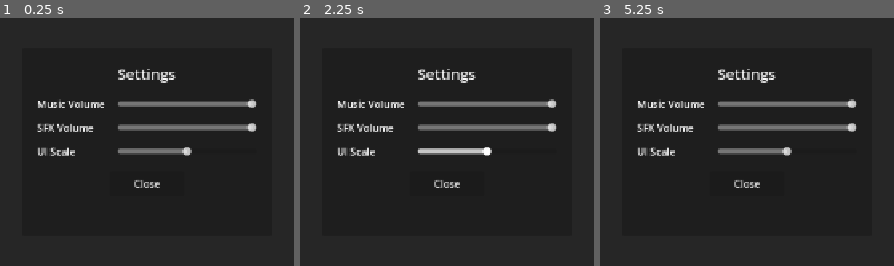
Above: before the commit, frames 1-3 (left to right).
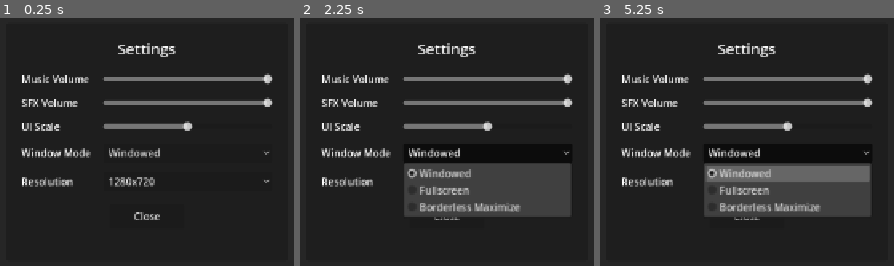
Above: after the commit, the same moments.

Repository: Aranha246/eternity-idle
Game: Godot game, scene res://scenes/settings_menu.tscn
The game is run twice, just before and just after one commit, with the same random seed, the same clock (stepped at 60 frames per second) and the same inputs. This scene is started directly instead of the project's main scene.
Inputs (mouse positions are in pixels of both pictures, inside the frame that each line leads up to):
- Up to frame 1 (0.25 s): no input
- Up to frame 2 (2.25 s): click (488, 151) at 0.5 s, where only the run after the commit has a clickable "Windowed"; click (488, 181) at 1.25 s, where only the run after the commit has a clickable "1280x720"; click (488, 151) at 2 s, where only the run after the commit has a clickable "Windowed"
- Up to frame 3 (5.25 s): click (788, 181) at 2.75 s, where only the run after the commit has a clickable "1280x720"; click (788, 151) at 3.5 s, where only the run after the commit has a clickable "Windowed"; click (788, 181) at 4.25 s, where only the run after the commit has a clickable "1280x720"; tap Enter at 5 s

The runs differ from the first frame. In frame 1, 8.1% of the frame differs, in the area x 7-93%, y 10-82%; in frame 2, 19%; in frame 3, 19%.

Commit message:
UI Polish: Fix main layout scaling & add resolution/window mode settings

Diff:
--- a/scenes/main_idle.gd
+++ b/scenes/main_idle.gd
@@ -4,9 +4,9 @@
 const SETTINGS_SCENE := preload("res://scenes/settings_menu.tscn")
 
 @onready var _rows_container: VBoxContainer = %CurrenciesContainer
-@onready var _village: TextureRect = $Root/VillageArea/VillageFrame/Village
+@onready var _village: TextureRect = $Root/RightContentArea/VillagePanel/VillageMargin/Village
 @onready var _menu_overlay: ColorRect = $MenuOverlay
-@onready var _hint_label: Label = $Root/VillageArea/HintLabel
+@onready var _hint_label: Label = $Root/RightContentArea/HeroVisualContainer/HeroMargin/HeroVBox/HintLabel
 @onready var _stats_vbox: VBoxContainer = %StatsVBox
 @onready var _hero_sprite: TextureRect = %HeroSprite
 
--- a/scenes/main_idle.tscn
+++ b/scenes/main_idle.tscn
@@ -38,7 +38,7 @@
 theme_override_constants/separation = 16
 
 [node name="LeftPanel" type="VBoxContainer" parent="Root"]
-custom_minimum_size = Vector2(400, 0)
+custom_minimum_size = Vector2(380, 0)
 layout_mode = 2
 theme_override_constants/separation = 12
 
@@ -70,33 +70,33 @@
 layout_mode = 2
 text = "Menu"
 
-[node name="ContentVBox" type="VBoxContainer" parent="Root/LeftPanel/MainPanel/Margin/VBox"]
-layout_mode = 2
+[node name="ContentScroll" type="ScrollContainer" parent="Root/LeftPanel/MainPanel/Margin/VBox"]
+layout_mode = 2
+size_flags_vertical = 3
+horizontal_scroll_mode = 0
+
+[node name="ContentVBox" type="VBoxContainer" parent="Root/LeftPanel/MainPanel/Margin/VBox/ContentScroll"]
+layout_mode = 2
+size_flags_horizontal = 3
 size_flags_vertical = 3
 theme_override_constants/separation = 12
 
-[node name="CurrenciesScroll" type="ScrollContainer" parent="Root/LeftPanel/MainPanel/Margin/VBox/ContentVBox"]
-custom_minimum_size = Vector2(0, 200)
-layout_mode = 2
-size_flags_vertical = 3
-horizontal_scroll_mode = 0
-
-[node name="CurrenciesContainer" type="VBoxContainer" parent="Root/LeftPanel/MainPanel/Margin/VBox/ContentVBox/CurrenciesScroll"]
+[node name="CurrenciesContainer" type="VBoxContainer" parent="Root/LeftPanel/MainPanel/Margin/VBox/ContentScroll/ContentVBox"]
 unique_name_in_owner = true
 layout_mode = 2
 size_flags_horizontal = 3
 theme_override_constants/separation = 8
 
-[node name="HSeparator" type="HSeparator" parent="Root/LeftPanel/MainPanel/Margin/VBox/ContentVBox"]
-layout_mode = 2
-
-[node name="Quests" parent="Root/LeftPanel/MainPanel/Margin/VBox/ContentVBox" instance=ExtResource("3_quest")]
+[node name="HSeparator" type="HSeparator" parent="Root/LeftPanel/MainPanel/Margin/VBox/ContentScroll/ContentVBox"]
+layout_mode = 2
+
+[node name="Quests" parent="Root/LeftPanel/MainPanel/Margin/VBox/ContentScroll/ContentVBox" instance=ExtResource("3_quest")]
 layout_mode = 2
 size_flags_vertical = 3
 
 [node name="StatsPanel" type="PanelContainer" parent="Root/LeftPanel"]
 unique_name_in_owner = true
-custom_minimum_size = Vector2(0, 180)
+custom_minimum_size = Vector2(0, 160)
 layout_mode = 2
 
 [node name="Margin" type="MarginContainer" parent="Root/LeftPanel/StatsPanel"]
@@ -127,34 +127,57 @@
 layout_mode = 2
 size_flags_horizontal = 3
 
-[node name="VillageArea" type="VBoxContainer" parent="Root"]
-layout_mode = 2
-size_flags_horizontal = 3
+[node name="RightContentArea" type="VBoxContainer" parent="Root"]
+layout_mode = 2
+size_flags_horizontal = 3
+size_flags_vertical = 3
 theme_override_constants/separation = 16
 
-[node name="HeroVisualContainer" type="PanelContainer" parent="Root/VillageArea"]
-custom_minimum_size = Vector2(0, 200)
-layout_mode = 2
-
-[node name="HeroSprite" type="TextureRect" parent="Root/VillageArea/HeroVisualContainer"]
-unique_name_in_owner = true
-layout_mode = 2
+[node name="HeroVisualContainer" type="PanelContainer" parent="Root/RightContentArea"]
+custom_minimum_size = Vector2(0, 120)
+layout_mode = 2
+size_flags_vertical = 0
+
+[node name="HeroMargin" type="MarginContainer" parent="Root/RightContentArea/HeroVisualContainer"]
+layout_mode = 2
+theme_override_constants/margin_left = 8
+theme_override_constants/margin_top = 8
+theme_override_constants/margin_right = 8
+theme_override_constants/margin_bottom = 8
+
+[node name="HeroVBox" type="VBoxContainer" parent="Root/RightContentArea/HeroVisualContainer/HeroMargin"]
+layout_mode = 2
+alignment = 1
+
+[node name="HeroSprite" type="TextureRect" parent="Root/RightContentArea/HeroVisualContainer/HeroMargin/HeroVBox"]
+unique_name_in_owner = true
+custom_minimum_size = Vector2(64, 64)
+layout_mode = 2
+size_flags_horizontal = 4
 texture = ExtResource("4_hero")
 expand_mode = 1
 stretch_mode = 5
 
-[node name="HintLabel" type="Label" parent="Root/VillageArea"]
+[node name="HintLabel" type="Label" parent="Root/RightContentArea/HeroVisualContainer/HeroMargin/HeroVBox"]
 layout_mode = 2
 text = "Embark on quests to earn coins"
 horizontal_alignment = 1
 
-[node name="VillageFrame" type="AspectRatioContainer" parent="Root/VillageArea"]
-layout_mode = 2
-size_flags_vertical = 3
-ratio = 1.7778
-
-[node name="Village" type="TextureRect" parent="Root/VillageArea/VillageFrame"]
-layout_mode = 2
+[node name="VillagePanel" type="PanelContainer" parent="Root/RightContentArea"]
+layout_mode = 2
+size_flags_vertical = 3
+
+[node name="VillageMargin" type="MarginContainer" parent="Root/RightContentArea/VillagePanel"]
+layout_mode = 2
+theme_override_constants/margin_left = 8
+theme_override_constants/margin_top = 8
+theme_override_constants/margin_right = 8
+theme_override_constants/margin_bottom = 8
+
+[node name="Village" type="TextureRect" parent="Root/RightContentArea/VillagePanel/VillageMargin"]
+layout_mode = 2
+size_flags_horizontal = 3
+size_flags_vertical = 3
 texture = ExtResource("2_village")
 expand_mode = 1
 stretch_mode = 6
--- a/scenes/settings_menu.gd
+++ b/scenes/settings_menu.gd
@@ -3,9 +3,17 @@
 @onready var sfx_slider: HSlider = %SFXSlider
 @onready var music_slider: HSlider = %MusicSlider
 @onready var ui_scale_slider: HSlider = %UIScaleSlider
+@onready var window_mode_option: OptionButton = %WindowModeOption
+@onready var resolution_option: OptionButton = %ResolutionOption
 @onready var close_button: Button = %CloseButton
 
 signal closed
+
+const RESOLUTIONS: Array[Vector2i] = [
+	Vector2i(1280, 720),
+	Vector2i(1600, 900),
+	Vector2i(1920, 1080)
+]
 
 
 func _ready() -> void:
@@ -13,10 +21,45 @@
 	music_slider.value = GameManager.music_volume * 100
 	ui_scale_slider.value = GameManager.ui_scale * 100
 
+	_setup_window_mode_option()
+	_setup_resolution_option()
+
 	sfx_slider.value_changed.connect(_on_sfx_changed)
 	music_slider.value_changed.connect(_on_music_changed)
 	ui_scale_slider.value_changed.connect(_on_ui_scale_changed)
+	window_mode_option.item_selected.connect(_on_window_mode_selected)
+	resolution_option.item_selected.connect(_on_resolution_selected)
 	close_button.pressed.connect(_on_close_pressed)
+
+
+func _setup_window_mode_option() -> void:
+	window_mode_option.clear()
+	window_mode_option.add_item("Windowed")
+	window_mode_option.add_item("Fullscreen")
+	window_mode_option.add_item("Borderless Maximize")
+
+	var mode: DisplayServer.WindowMode = DisplayServer.window_get_mode()
+	match mode:
+		DisplayServer.WINDOW_MODE_FULLSCREEN:
+			window_mode_option.selected = 1
+		DisplayServer.WINDOW_MODE_MAXIMIZED:
+			window_mode_option.selected = 2
+		_:
+			window_mode_option.selected = 0
+
+
+func _setup_resolution_option() -> void:
+	resolution_option.clear()
+	var current_size: Vector2i = DisplayServer.window_get_size()
+	var current_idx: int = 0
+
+	for i in range(RESOLUTIONS.size()):
+		var res: Vector2i = RESOLUTIONS[i]
+		resolution_option.add_item("%dx%d" % [res.x, res.y])
+		if res == current_size:
+			current_idx = i
+
+	resolution_option.selected = current_idx
 
 
 func _on_sfx_changed(value: float) -> void:
@@ -31,6 +74,27 @@
 	GameManager.ui_scale = value / 100.0
 
 
+func _on_window_mode_selected(index: int) -> void:
+	match index:
+		0:
+			DisplayServer.window_set_mode(DisplayServer.WINDOW_MODE_WINDOWED)
+			resolution_option.disabled = false
+		1:
+			DisplayServer.window_set_mode(DisplayServer.WINDOW_MODE_FULLSCREEN)
+			resolution_option.disabled = true
+		2:
+			DisplayServer.window_set_mode(DisplayServer.WINDOW_MODE_MAXIMIZED)
+			resolution_option.disabled = true
+
+
+func _on_resolution_selected(index: int) -> void:
+	if index >= 0 and index < RESOLUTIONS.size():
+		var res: Vector2i = RESOLUTIONS[index]
+		DisplayServer.window_set_size(res)
+		var screen_center: Vector2i = DisplayServer.screen_get_position() + DisplayServer.screen_get_size() / 2
+		DisplayServer.window_set_position(screen_center - res / 2)
+
+
 func _on_close_pressed() -> void:
 	closed.emit()
 	hide()
--- a/scenes/settings_menu.tscn
+++ b/scenes/settings_menu.tscn
@@ -20,7 +20,7 @@
 grow_vertical = 2
 
 [node name="Panel" type="PanelContainer" parent="Center"]
-custom_minimum_size = Vector2(400, 300)
+custom_minimum_size = Vector2(450, 380)
 layout_mode = 2
 
 [node name="Margin" type="MarginContainer" parent="Center/Panel"]
@@ -79,6 +79,24 @@
 max_value = 150.0
 value = 100.0
 
+[node name="WindowModeLabel" type="Label" parent="Center/Panel/Margin/VBox/Grid"]
+layout_mode = 2
+text = "Window Mode"
+
+[node name="WindowModeOption" type="OptionButton" parent="Center/Panel/Margin/VBox/Grid"]
+unique_name_in_owner = true
+layout_mode = 2
+size_flags_horizontal = 3
+
+[node name="ResolutionLabel" type="Label" parent="Center/Panel/Margin/VBox/Grid"]
+layout_mode = 2
+text = "Resolution"
+
+[node name="ResolutionOption" type="OptionButton" parent="Center/Panel/Margin/VBox/Grid"]
+unique_name_in_owner = true
+layout_mode = 2
+size_flags_horizontal = 3
+
 [node name="CloseButton" type="Button" parent="Center/Panel/Margin/VBox"]
 unique_name_in_owner = true
 custom_minimum_size = Vector2(120, 40)
Not shown: 1 places in scenes/settings_menu.tscn that only renumber resources
